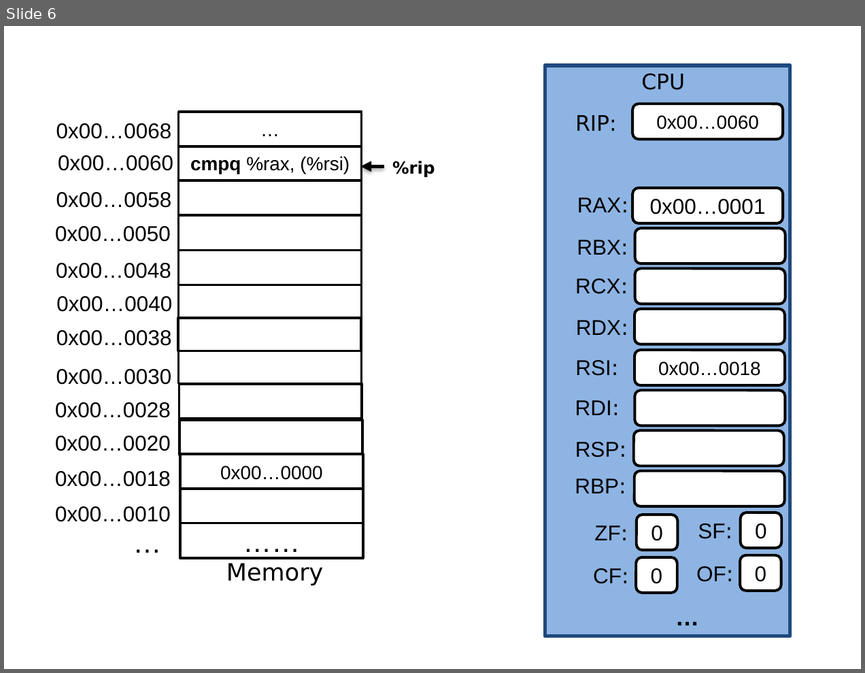
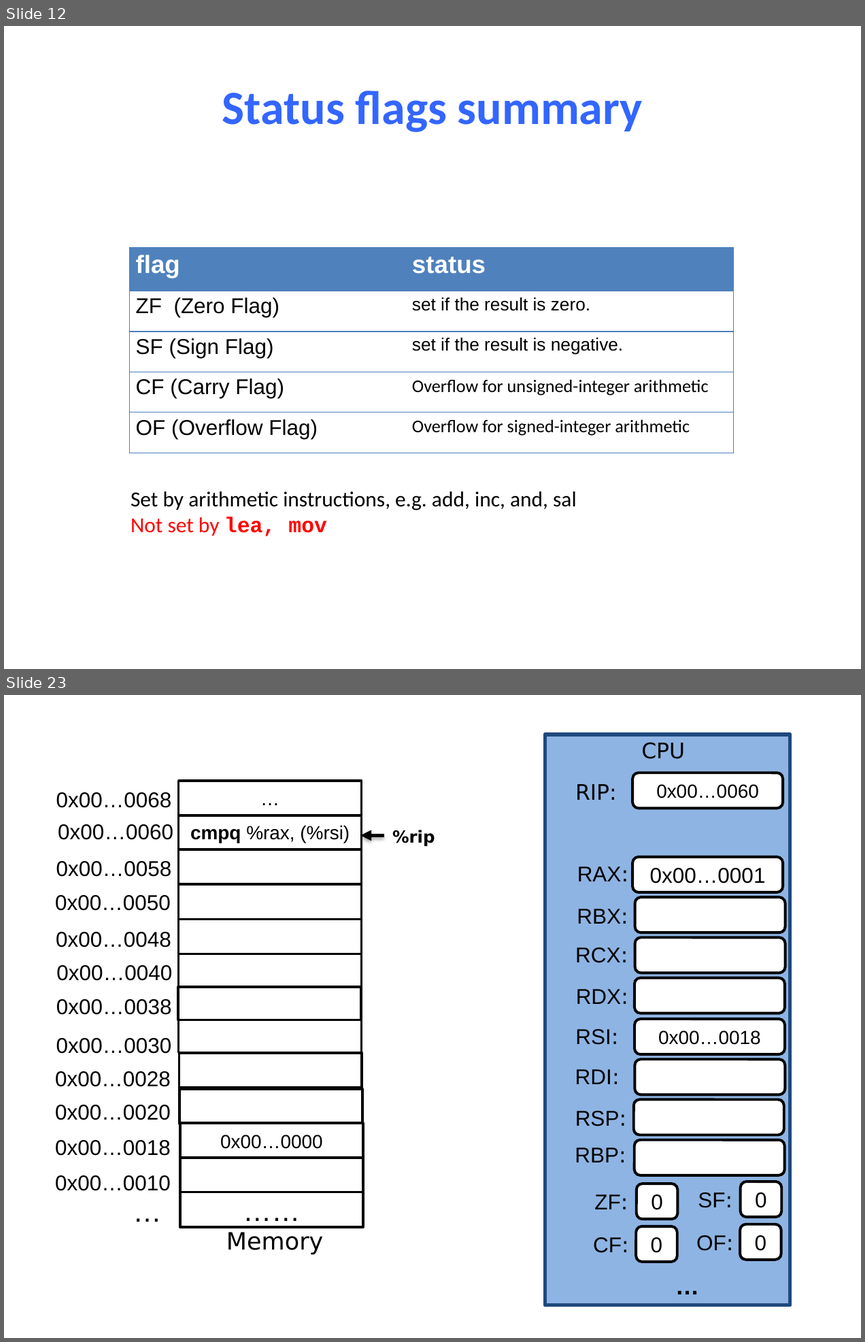
Before and after one commit to NYU-CSO/nyu-cso.github.io, a slide deck: notes/08-Machine_Control.pptx. Shown one above the other, each under a label of ours: slide 6 before the commit, slides 12 and 23 after it; the slides between them are not shown. The pictures are 865x673 and 865x1342 pixels, drawn with LibreOffice and Linux fonts; fonts in the diff are those of the drawing. Boxes give left, top, right and bottom in pixels: in the first picture for what was removed or moved away, otherwise in the second. Text is boxed around its words. In the diff, an @@ line names an element or a change of style, - is before the commit and + after.

```diff
--- a/notes/08-Machine_Control.pptx
+++ b/notes/08-Machine_Control.pptx
@@ slide 12 added at (x1=4, y1=26, x2=861, y2=669), background #FFFFFF @@
@@ title added at (x1=222, y1=91, x2=643, y2=132), 40 pt, text #3366FF, bold @@
+Status flags summary
@@ table added at (x1=129, y1=248, x2=733, y2=452), 5 rows, 2 columns @@
+flag | status
+ZF (Zero Flag) | set if the result is zero.
+SF (Sign Flag) | set if the result is negative.
+CF (Carry Flag) | Overflow for unsigned-integer arithmetic
+OF (Overflow Flag) | Overflow for signed-integer arithmetic
@@ text added at (x1=130, y1=491, x2=577, y2=536), 18 pt, text #000000 @@
+Set by arithmetic instructions, e.g. add, inc, and, sal
+Not set by lea, mov
@@ what was slide 6 is now slide 23 @@
```
Also in this commit, not shown: 18 slides changed, 16 other slides added, 2 other files.
